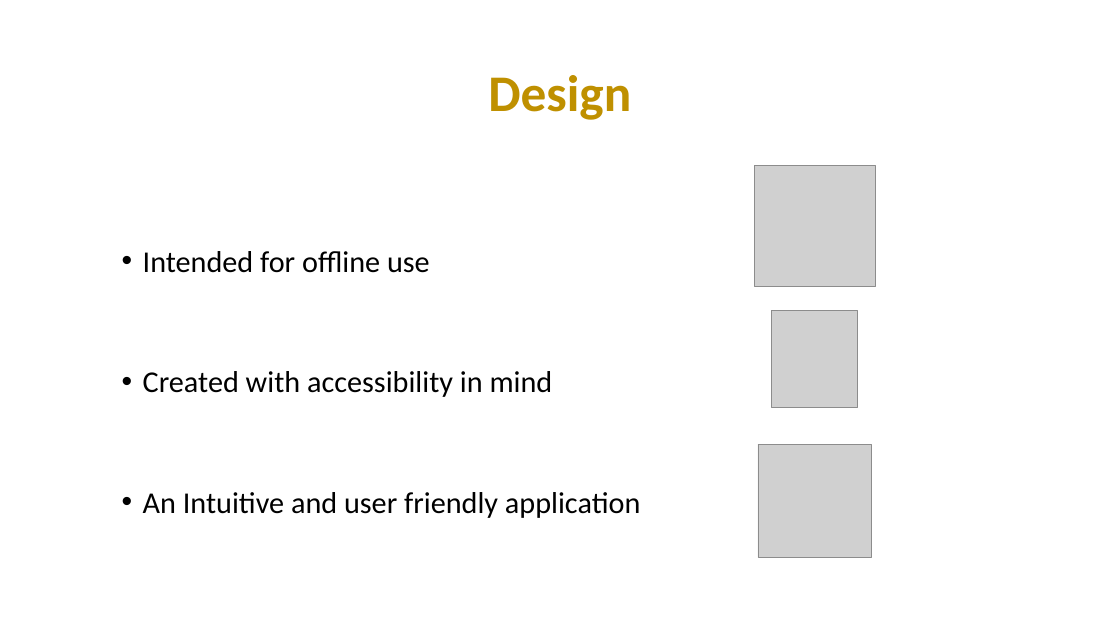
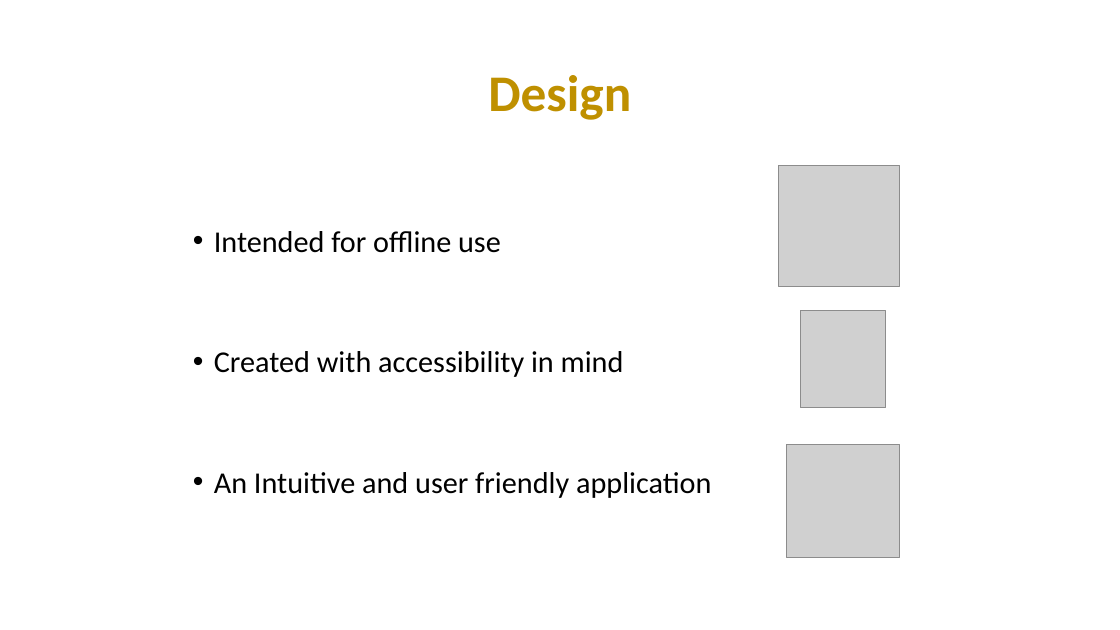
Before and after one commit to Group-MF/GSMap, a slide deck: slide 4 of Presentation/Group Presentation.pptx. Drawn at 1120x630 pixels with LibreOffice and Linux fonts; fonts in the diff are those of the drawing; grey boxes stand for pictures. Boxes give left, top, right and bottom in pixels: in the first picture for what was removed or moved away, otherwise in the second. Text is boxed around its words. In the diff, an @@ line names an element or a change of style, - is before the commit and + after.

Commit message:
Finished Presentation Slides
Please remember to update the IGLT building image

```diff
--- a/Presentation/Group Presentation.pptx
+++ b/Presentation/Group Presentation.pptx
@@ text "Intended for offline use": place and size @@
-text "Intended for offline use" at bbox=[143, 251, 641, 518]
+text "Intended for offline use" at bbox=[214, 231, 712, 498]
@@ picture: place and size @@
-picture at bbox=[755, 166, 875, 287]
+picture at bbox=[779, 166, 900, 287]
@@ picture: place and size @@
-picture at bbox=[772, 310, 858, 408]
+picture at bbox=[801, 310, 886, 408]
@@ picture: place and size @@
-picture at bbox=[758, 444, 871, 558]
+picture at bbox=[786, 444, 900, 558]
```
Also in this commit, not shown: 6 other slides changed, 1 slide added, 1 slide removed, 1 other file.
